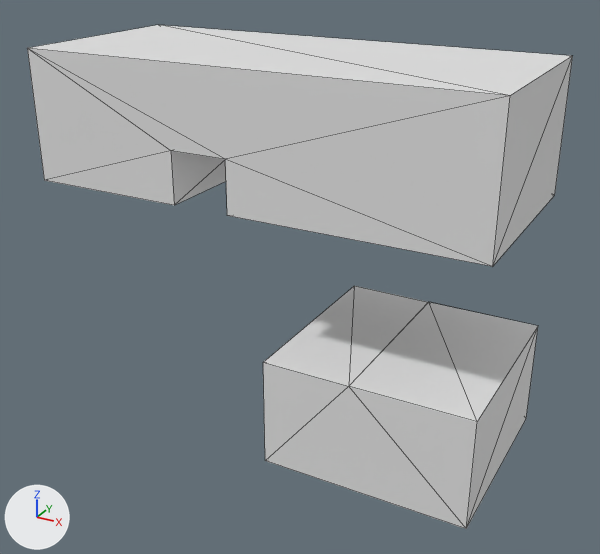
What one commit did to the OBJ model public/sceneModels/building.obj.
Camera for both pictures: a 50 mm lens placed at (49.1, -78.4, 30.7), pointed at (11.9, -10.8, -3.1). The axes (+X, +Y, +Z) are drawn at lower left. The lights are the same throughout. Mesh edges are drawn as thin lines. Where no turn or scale is listed for an object, it has been applied to the vertices.

Names of what the first picture shows: 'building'.
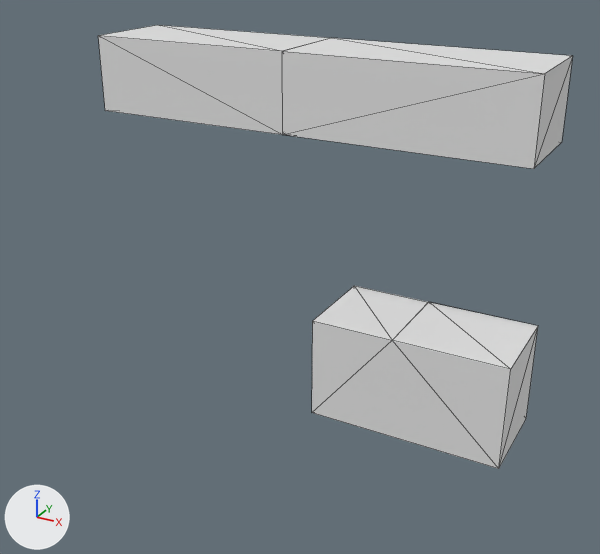
Patch to the scene script:
```diff
--- a/public/sceneModels/building.obj.py
+++ b/public/sceneModels/building.obj.py
@@ me_building @@
 # used by ob_building; location = (0.0, 0.0, 0.0)
-me_building.from_pydata(...)  # 28 vertices, 48 faces; spans x -12.4..33.8, y -20.0..0.0, z -19.3..18.9
+me_building.from_pydata(...)  # 34 vertices, 60 faces; spans x -12.4..33.8, y -10.1..0.0, z -19.3..18.9
+# me_building part 1
+# 14 vertices are removed from x -12.4..33.8, y -20.0..0.0, z 5.9..18.9
+# 28 faces are deleted
+# 6 vertices in x 13.0..33.8, y -20.0, z -19.3..-8.1 move by (0.0, 9.9, 0.0)
+# 14 vertices are added at x -12.4..33.8, y -10.1..0.0, z 11.1..16.1
+# 6 new vertices lie (0.0, 0.0, 7.8) away from vertices in x -12.4..33.8, y -10.1..0.0, z 11.1
+# 40 new faces join them
```

Boxes [x1, y1, x2, y2] around the edits, measured in the pictures (600 x 554 px):
'building', reshaped (13% narrower, 12% shorter)
    before: [27, 25, 573, 529]
    after: [98, 25, 573, 469]
